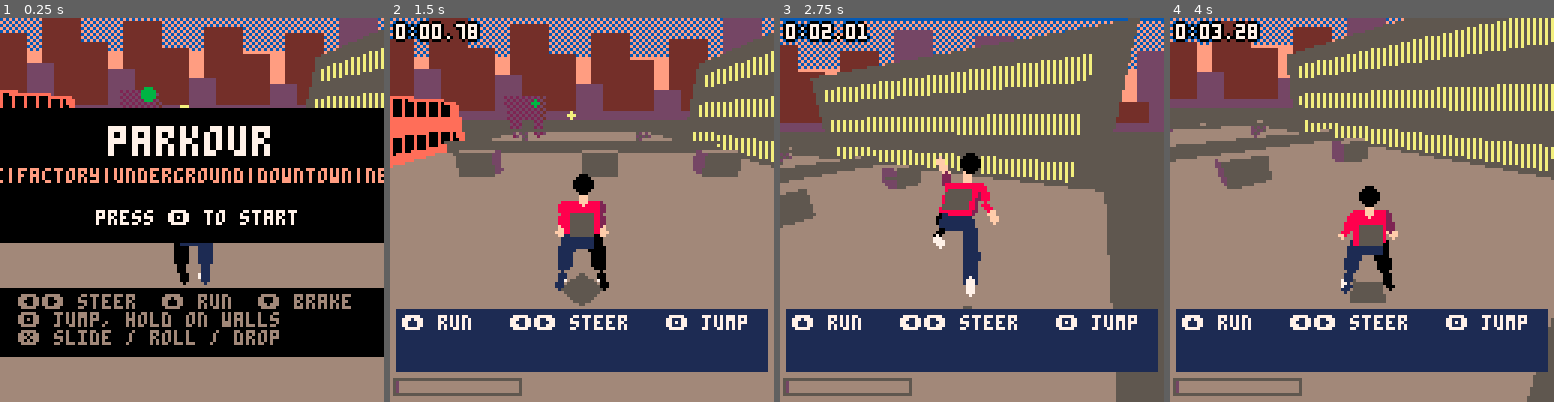
Above: before the commit, frames 1-4 (left to right).
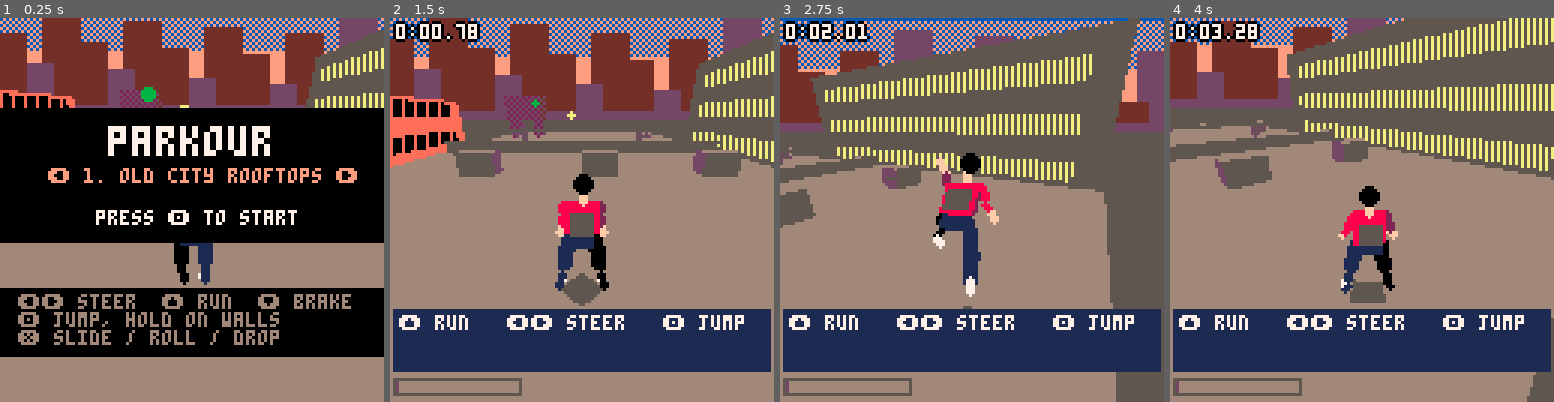
Above: after the commit, the same moments.

Repository: 6Lilith6/PARKOUR
Game: PICO-8 cartridge parkour.p8
Two runs of this game, one before a commit and one after it. Both use one fixed random seed, a clock stepped at 60 frames per second and the inputs below.
Inputs:
- Up to frame 1 (0.25 s): no input
- Up to frame 2 (1.5 s): tap X (X key) at 0.33, 1.07 s; tap O (Z key) at 0.7 s
- Up to frame 3 (2.75 s): hold Right 1.6-2.1 s; tap O (Z key) at 1.7, 2.1, 2.5 s; tap X (X key) at 1.85 s; hold Up 2.15-2.42 s; hold Right from 2.47 s (still down)
- Up to frame 4 (4 s): tap O (Z key) at 2.9, 3.3, 3.7 s; tap X (X key) at 2.97 s; release Right at 3.03 s; hold Left 3.08-3.58 s; hold Down 3.63-3.97 s

The runs differ from the first frame. In frame 1, 1.9% of the frame differs, in the area x 0-100%, y 39-43%; in frame 2, 1.7%; in frame 3, 1.7%; in frame 4, 1.7%.

Commit message:
Fix wall clipping, slide-jump embedding, level names; fuzz every level
- pmove pushes out on the side the centre came from, so an existing
  overlap can no longer shove the runner through or along a thin wall
- wallrun magnet probes nearest-first and keeps the first wall: a far
  probe could pass a thin wall and snap to the box behind it
- slide and roll jumps need standing headroom (no jumping into the bar
  you slid under)
- level names were split on ',' while written with '|': title and
  finish screens showed all eight names
- level fixes found by fuzzing: respawn points inside a container (L8)
  or in mid-air (L3), crawl spaces under walkways (L4) and a low crane
  cab / gondola (L2, L5), shaft beams too close to the walls (L4)
- chimneys and clotheslines in the old city; two hints fit the box
- fuzz.py starts from every checkpoint of every level

Co-Authored-By: Claude Opus 5.5 <noreply@anthropic.com>
Claude-Session: https://claude.ai/code/session_013dHcJmQw6YEhdeW29Hzu4g

Diff:
--- a/parkour.p8
+++ b/parkour.p8
@@ -7,8 +7,8 @@
 -- checkpoints, timer, hud
 
 dt=1/60
-lnames=split"old city rooftops|construction site|factory|underground|downtown|neon district|cliff village|megastructure"
-hints=split("⬆️ run   ⬅️➡️ steer   🅾️ jump|run into low obst …(809 unchanged characters)… rom still,\n⬆️🅾️ is a short precise hop|the gap: hop the pallets, balance\nthe girder or wallrun the panel|safety nets bounce you a floor up|climb the crane mast and walk …(1818 unchanged characters)…
+lnames=split"old city rooftops,construction site,factory,underground,downtown,neon district,cliff village,megastructure"
+hints=split("⬆️ run   ⬅️➡️ steer   🅾️ jump|run into low obst …(809 unchanged characters)… rom still,\n⬆️🅾️ is a short precise hop|gap: hop the pallets, walk\nthe girder or wallrun the panel|safety nets bounce you\na floor up|climb the crane mast and walk …(1818 unchanged characters)…
 
 function _init()
  cartdata"pk_parkour_2"
@@ -130,8 +130,8 @@
   pr(pop..(chain>1 and " x"..chain or ""),108-popt*4,popt>.3 and 7 or 6)
  end
  if hint then
-  rectfill(2,97,125,117,1)
-  print(hints[hint],4,99,7)
+  rectfill(1,97,126,117,1)
+  print(hints[hint],3,99,7)
  end
  if fade>0 then
   fillp(fade>6 and 0 or 0x5a5a)
@@ -243,19 +243,23 @@
 
 -- move by velocity, axis by axis.
 -- sets wall/gnd contacts
+-- push out on the side the
+-- centre came from (also right
+-- if already overlapping)
 function pmove()
  wall,gnd=nil
+ local ox,oz=px,pz
  px+=vx*dt
  local b=phit()
  if b and vx~=0 and not stepup(b) then
-  px=vx>0 and b[1]-r-.001 or b[4]+r+.001
-  wall,wnx,wnz=b,-sgn(vx),0
+  wnx,wnz=ox<(b[1]+b[4])/2 and -1 or 1,0
+  px,wall=wnx<0 and b[1]-r-.001 or b[4]+r+.001,b
  end
  pz+=vz*dt
  b=phit()
  if b and vz~=0 and not stepup(b) then
-  pz=vz>0 and b[3]-r-.001 or b[6]+r+.001
-  wall,wnx,wnz=b,0,-sgn(vz)
+  wnx,wnz=0,oz<(b[3]+b[6])/2 and -1 or 1
+  pz,wall=wnz<0 and b[3]-r-.001 or b[6]+r+.001,b
  end
  py+=vy*dt
  b=phit()
@@ -568,9 +572,11 @@
  -- holding z near a wall pulls
  -- you onto it (wallrun magnet)
  if not wall and jz and hs()>3.2 then
-  for sd=-.8,.8,.4 do
+  -- nearest probe first: a thin
+  -- wall hides what is behind it
+  for sd in all(split"0,.4,-.4,.8,-.8") do
    local b=solid(px-sin(ang)*sd,py+1,pz+cos(ang)*sd)
-   if b and b~=lastwr and max(b[4]-b[1],b[6]-b[3])>2 then
+   if b and not wall and b~=lastwr and max(b[4]-b[1],b[6]-b[3])>2 then
     wall=b
     snapface(b,px>b[1] and px<b[4],1)
    end
@@ -659,7 +665,7 @@
  gvel()
  ph=.9
  if not gnd then toair() return end
- if jbuf>0 and stt>.2 then dojump() return end
+ if jbuf>0 and stt>.2 and not phit(py+.9) then dojump() return end
  if stt>.45 then setst"ground" end
 end
 
@@ -669,7 +675,8 @@
  ph=.8
  gvel()
  if not gnd then toair() return end
- if jbuf>0 then dojump() return end
+ -- jump only with headroom
+ if jbuf>0 and not phit(py+1) then dojump() return end
  if wall then spd*=.5 end
  if not xx and stt>.35 or spd<2.5 then
   ph=1.8
@@ -1448,294 +1455,294 @@
 0000000000000000000000000000000000000000000000000000000000000000000000000000000000000000000000000000000000000000000000000000000000000000000000000000000000000000000000000000000000000000000000000000000000000000000000000000000000000000000000000000000000000000
 0000000000000000000000000000000000000000000000000000000000000000000000000000000000000000000000000000000000000000000000000000000000000000000000000000000000000000000000000000000000000000000000000000000000000000000000000000000000000000000000000000000000000000
 __map__
-cc001002480190000000cc001002480198004001d00008030c08ac009000ce00010130059c00a000ce00060106099c00bc00ce00060106099c00d800ce000601060994005000d0000c04060390004001d000100c184d90000000d00008102002a2000000d00006200106a0002000e40008010809a0000800f800080108090000
-c0ff1001700c0c4b7e00feff1001062001066200c8ff10010c0a0a0f6200dcff10010c140a0f6200f0ff10010c1e080f5000d0ff1001081018020000c0ff1001700c0c5d500000005001200c0c5b580070005001180406035000d0005a012002020560002001500110050803500060015001200c100cc0feb0ff000030e0380e
-90015000000030c8380ee0fe9001000030a038016001e001000030f0300e0000000000000000000000000000000000000000000000000000000000000000000000000000000000000000000000000000000000000000000000000000000000000000000000000000000000000000000000000000000000000000000000000000
-0000000000000000000000000000000000000000000000000000000000000000000000000000000000000000000000000000000000000000000000000000000000000000000000000000000000000000000000000000000000000000000000000000000000000000000000000000000000000000000000000000000000000000
-0000000000000000000000000000000000000000000000000000000000000000000000000000000000000000000000000000000000000000000000000000000000000000000000000000000000000000000000000000000000000000000000000000000000000000000000000000000000000000000000000000000000000000
-0000000000000000000000000000000000000000000000000000000000000000000000000000000000000000000000000000000000000000000000000000000000000000000000000000000000000000000000000000000000000000000000000000000000000000000000000000000000000000000000000000000000000000
-0000000000000000000000000000000000000000000000000000000000000000000000000000000000000000000000000000000000000000000000000000000000000000000000000000000000000000000000000000000000000000000000000000000000000000000000000000000000000000000000000000000000000000
-0000000000000000000000000000000000000000000000000000000000000000000000000000000000000000000000000000000000000000000000000000000000000000000000000000000000000000000000000000000000000000000000000000000000000000000000000000000000000000000000000000000000000000
-0000000000000000000000000000000000000000000000000000000000000000000000000000000000000000000000000000000000000000000000000000000000000000000000000000000000000000000000000000000000000000000000000000000000000000000000000000000000000000000000000000000000000000
-0000000000000000000000000000000000000000000000000000000000000000000000000000000000000000000000000000000000000000000000000000000000000000000000000000000000000000000000000000000000000000000000000000000000000000000000000000000000000000000000000000000000000000
-0000000000000000000000000000000000000000000000000000000000000000000000000000000000000000000000000000000000000000000000000000000000000000000000000000000000000000000000000000000000000000000000000000000000000000000000000000000000000000000000000000000000000000
-0000000000000000000000000000000000000000000000000000000000000000000000000000000000000000000000000000000000000000000000000000000000000000000000000000000000000000000000000000000000000000000000000000000000000000000000000000000000000000000000000000000000000000
-0000000000000000000000000000000000000000000000000000000000000000000000000000000000000000000000000000000000000000000000000000000000000000000000000000000000000000000000000000000000000000000000000000000000000000000000000000000000000000000000000000000000000000
-0000000000000000000000000000000000000000000000000000000000000000000000000000000000000000000000000000000000000000000000000000000000000000000000000000000000000000000000000000000000000000000000000000000000000000000000000000000000000000000000000000000000000000
-0000000000000000000000000000000000000000000000000000000000000000000000000000000000000000000000000000000000000000000000000000000000000000000000000000000000000000000000000000000000000000000000000000000000000000000000000000000000000000000000000000000000000000
-0000000000000000000000000000000000000000000000000000000000000000000000000000000000000000000000000000000000000000000000000000000000000000000000000000000000000000000000000000000000000000000000000000000000000000000000000000000000000000000000000000000000000000
-0000000000000000000000000000000000000000000000000000000000000000000000000000000000000000000000000000000000000000000000000000000000000000000000000000000000000000000000000000000000000000000000000000000000000000000000000000000000000000000000000000000000000000
-0000000000000000000000000000000000000000000000000000000000000000000000000000000000000000000000000000000000000000000000000000000000000000000000000000000000000000000000000000000000000000000000000000000000000000000000000000000000000000000000000000000000000000
-0000000000000000000000000000000000000000000000000000000000000000000000000000000000000000000000000000000000000000000000000000000000000000000000000000000000000000000000000000000000000000000000000000000000000000000000000000000000000000000000000000000000000000
-0000000000000000000000000000000000000000000000000000000000000000000000000000000000000000000000000000000000000000000000000000000000000000000000000000000000000000000000000000000000000000000000000000000000000000000000000000000000000000000000000000000000000000
-0000000000000000000000000000000000000000000000000000000000000000000000000000000000000000000000000000000000000000000000000000000000000000000000000000000000000000000000000000000000000000000000000000000000000000000000000000000000000000000000000000000000000000
-0000000000000000000000000000000000000000000000000000000000000000000000000000000000000000000000000000000000000000000000000000000000000000000000000000000000000000000000000000000000000000000000000000000000000000000000000000000000000000000000000000000000000000
-0000000000000000000000000000000000000000000000000000000000000000000000000000000000000000000000000000000000000000000000000000000000000000000000000000000000000000000000000000000000000000000000000000000000000000000000000000000000000000000000000000000000000000
-0000000000000000000000000000000000000000000000000000000000000000000000000000000000000000000000000000000000000000000000000000000000000000000000000000000000000000000000000000000000000000000000000000000000000000000000000000000000000000000000000000000000000000
-0000000000000000000000000000000000000000000000000000000000000000000000000000000000000000000000000000000000000000000000000000000000000000000000000000000000000000000000000000000000000000000000000000000000000000000000000000000000000000000000000000000000000000
-0000000000000000000000000000000000000000000000000000000000000000000000000000000000000000000000000000000000000000000000000000000000000000000000000000000000000000000000000000000000000000000000000000000000000000000000000000000000000000000000000000000000000000
-0000000000000000000000000000000000000000000000000000000000000000000000000000000000000000000000000000000000000000000000000000000000000000000000000000000000000000000000000000000000000000000000000000000000000000000000000000000000000000000000000000000000000000
-0000000000000000000000000000000000000000000000000000000000000000000000000000000000000000000000000000000000000000000000000000000000000000000000000000000000000000000000000000000000000000000000000000000000000000000000000000000000000000000000000000000000000000
-0000000000000000000000000000000000000000000000000000000000000000000000000000000000000000000000000000000000000000000000000000000000000000000000000000000000000000000000000000000000000000000000000000000000000000000000000000000000000000000000000000000000000000
-0000000000000000000000000000000000000000000000000000000000000000000000000000000000000000000000000000000000000000000000000000000000000000000000000000000000000000000000000000000000000000000000000000000000000000000000000000000000000000000000000000000000000000
-0000000000000000000000000000000000000000000000000000000000000000000000000000000000000000000000000000000000000000000000000000000000000000000000000000000000000000000000000000000000000000000000000000000000000000000000000000000000000000000000000000000000000000
-0000000000000000000000000000000000000000000000000000000000000000000000000000000000000000000000000000000000000000000000000000000000000000000000000000000000000000000000000000000000000000000000000000000000000000000000000000000000000000000000000000000000000000
-…(259 lines of a section not shown)…
+90000c040603300040009800100202053c0074008e00060106093c0090008e00060106093c00ac008e0006010609320060008e0001013005300000009000100c083d4000200190000810300232007e0190000620010630004801a2000801080930006401b6000801080900008001d000700c183b9000f000cc00100248019000
+0000cc001002480198004001d00008030c08ac009000ce00010130059c00a000ce00060106099c00bc00ce00060106099c00d800ce000601060994005000d0000c04060390004001d000100c184d90000000d00008102002a2000000d00006200106a0002000e40008010809a0000800f800080108098000c0ff1001300c0c4b
+7e00feff1001062001066200c8ff10010c0a0a0f6200dcff10010c140a0f6200f0ff10010c1e080f5000d0ff1001081018020000c0ff1001700c0c5d500000005001200c0c5b580070005001180406035000d0005a012002020560002001500110050803500060015001200c100cc0feb0ff000030e0380e90015000000030c8
+380ee0fe9001000030a038016001e001000030f0300e00000000000000000000000000000000000000000000000000000000000000000000000000000000000000000000000000000000000000000000000000000000000000000000000000000000000000000000000000000000000000000000000000000000000000000000
+0000000000000000000000000000000000000000000000000000000000000000000000000000000000000000000000000000000000000000000000000000000000000000000000000000000000000000000000000000000000000000000000000000000000000000000000000000000000000000000000000000000000000000
+0000000000000000000000000000000000000000000000000000000000000000000000000000000000000000000000000000000000000000000000000000000000000000000000000000000000000000000000000000000000000000000000000000000000000000000000000000000000000000000000000000000000000000
+0000000000000000000000000000000000000000000000000000000000000000000000000000000000000000000000000000000000000000000000000000000000000000000000000000000000000000000000000000000000000000000000000000000000000000000000000000000000000000000000000000000000000000
+0000000000000000000000000000000000000000000000000000000000000000000000000000000000000000000000000000000000000000000000000000000000000000000000000000000000000000000000000000000000000000000000000000000000000000000000000000000000000000000000000000000000000000
+0000000000000000000000000000000000000000000000000000000000000000000000000000000000000000000000000000000000000000000000000000000000000000000000000000000000000000000000000000000000000000000000000000000000000000000000000000000000000000000000000000000000000000
+0000000000000000000000000000000000000000000000000000000000000000000000000000000000000000000000000000000000000000000000000000000000000000000000000000000000000000000000000000000000000000000000000000000000000000000000000000000000000000000000000000000000000000
+0000000000000000000000000000000000000000000000000000000000000000000000000000000000000000000000000000000000000000000000000000000000000000000000000000000000000000000000000000000000000000000000000000000000000000000000000000000000000000000000000000000000000000
+0000000000000000000000000000000000000000000000000000000000000000000000000000000000000000000000000000000000000000000000000000000000000000000000000000000000000000000000000000000000000000000000000000000000000000000000000000000000000000000000000000000000000000
+0000000000000000000000000000000000000000000000000000000000000000000000000000000000000000000000000000000000000000000000000000000000000000000000000000000000000000000000000000000000000000000000000000000000000000000000000000000000000000000000000000000000000000
+0000000000000000000000000000000000000000000000000000000000000000000000000000000000000000000000000000000000000000000000000000000000000000000000000000000000000000000000000000000000000000000000000000000000000000000000000000000000000000000000000000000000000000
+0000000000000000000000000000000000000000000000000000000000000000000000000000000000000000000000000000000000000000000000000000000000000000000000000000000000000000000000000000000000000000000000000000000000000000000000000000000000000000000000000000000000000000
+0000000000000000000000000000000000000000000000000000000000000000000000000000000000000000000000000000000000000000000000000000000000000000000000000000000000000000000000000000000000000000000000000000000000000000000000000000000000000000000000000000000000000000
+0000000000000000000000000000000000000000000000000000000000000000000000000000000000000000000000000000000000000000000000000000000000000000000000000000000000000000000000000000000000000000000000000000000000000000000000000000000000000000000000000000000000000000
+0000000000000000000000000000000000000000000000000000000000000000000000000000000000000000000000000000000000000000000000000000000000000000000000000000000000000000000000000000000000000000000000000000000000000000000000000000000000000000000000000000000000000000
+0000000000000000000000000000000000000000000000000000000000000000000000000000000000000000000000000000000000000000000000000000000000000000000000000000000000000000000000000000000000000000000000000000000000000000000000000000000000000000000000000000000000000000
+0000000000000000000000000000000000000000000000000000000000000000000000000000000000000000000000000000000000000000000000000000000000000000000000000000000000000000000000000000000000000000000000000000000000000000000000000000000000000000000000000000000000000000
+0000000000000000000000000000000000000000000000000000000000000000000000000000000000000000000000000000000000000000000000000000000000000000000000000000000000000000000000000000000000000000000000000000000000000000000000000000000000000000000000000000000000000000
+0000000000000000000000000000000000000000000000000000000000000000000000000000000000000000000000000000000000000000000000000000000000000000000000000000000000000000000000000000000000000000000000000000000000000000000000000000000000000000000000000000000000000000
+0000000000000000000000000000000000000000000000000000000000000000000000000000000000000000000000000000000000000000000000000000000000000000000000000000000000000000000000000000000000000000000000000000000000000000000000000000000000000000000000000000000000000000
+0000000000000000000000000000000000000000000000000000000000000000000000000000000000000000000000000000000000000000000000000000000000000000000000000000000000000000000000000000000000000000000000000000000000000000000000000000000000000000000000000000000000000000
+0000000000000000000000000000000000000000000000000000000000000000000000000000000000000000000000000000000000000000000000000000000000000000000000000000000000000000000000000000000000000000000000000000000000000000000000000000000000000000000000000000000000000000
+0000000000000000000000000000000000000000000000000000000000000000000000000000000000000000000000000000000000000000000000000000000000000000000000000000000000000000000000000000000000000000000000000000000000000000000000000000000000000000000000000000000000000000
+0000000000000000000000000000000000000000000000000000000000000000000000000000000000000000000000000000000000000000000000000000000000000000000000000000000000000000000000000000000000000000000000000000000000000000000000000000000000000000000000000000000000000000
+0000000000000000000000000000000000000000000000000000000000000000000000000000000000000000000000000000000000000000000000000000000000000000000000000000000000000000000000000000000000000000000000000000000000000000000000000000000000000000000000000000000000000000
+0000000000000000000000000000000000000000000000000000000000000000000000000000000000000000000000000000000000000000000000000000000000000000000000000000000000000000000000000000000000000000000000000000000000000000000000000000000000000000000000000000000000000000
+0000000000000000000000000000000000000000000000000000000000000000000000000000000000000000000000000000000000000000000000000000000000000000000000000000000000000000000000000000000000000000000000000000000000000000000000000000000000000000000000000000000000000000
+0000000000000000000000000000000000000000000000000000000000000000000000000000000000000000000000000000000000000000000000000000000000000000000000000000000000000000000000000000000000000000000000000000000000000000000000000000000000000000000000000000000000000000
+0000000000000000000000000000000000000000000000000000000000000000000000000000000000000000000000000000000000000000000000000000000000000000000000000000000000000000000000000000000000000000000000000000000000000000000000000000000000000000000000000000000000000000
+…(259 lines of a section not shown)…
--- a/src/collide.lua
+++ b/src/collide.lua
@@ -43,19 +43,23 @@
 
 -- move by velocity, axis by axis.
 -- sets wall/gnd contacts
+-- push out on the side the
+-- centre came from (also right
+-- if already overlapping)
 function pmove()
  wall,gnd=nil
+ local ox,oz=px,pz
  px+=vx*dt
  local b=phit()
  if b and vx~=0 and not stepup(b) then
-  px=vx>0 and b[1]-r-.001 or b[4]+r+.001
-  wall,wnx,wnz=b,-sgn(vx),0
+  wnx,wnz=ox<(b[1]+b[4])/2 and -1 or 1,0
+  px,wall=wnx<0 and b[1]-r-.001 or b[4]+r+.001,b
  end
  pz+=vz*dt
  b=phit()
  if b and vz~=0 and not stepup(b) then
-  pz=vz>0 and b[3]-r-.001 or b[6]+r+.001
-  wall,wnx,wnz=b,0,-sgn(vz)
+  wnx,wnz=0,oz<(b[3]+b[6])/2 and -1 or 1
+  pz,wall=wnz<0 and b[3]-r-.001 or b[6]+r+.001,b
  end
  py+=vy*dt
  b=phit()
--- a/src/main.lua
+++ b/src/main.lua
@@ -4,8 +4,8 @@
 -- checkpoints, timer, hud
 
 dt=1/60
-lnames=split"old city rooftops|construction site|factory|underground|downtown|neon district|cliff village|megastructure"
-hints=split("⬆️ run   ⬅️➡️ steer   🅾️ jump|run into low obst …(809 unchanged characters)… rom still,\n⬆️🅾️ is a short precise hop|the gap: hop the pallets, balance\nthe girder or wallrun the panel|safety nets bounce you a floor up|climb the crane mast and walk …(1818 unchanged characters)…
+lnames=split"old city rooftops,construction site,factory,underground,downtown,neon district,cliff village,megastructure"
+hints=split("⬆️ run   ⬅️➡️ steer   🅾️ jump|run into low obst …(809 unchanged characters)… rom still,\n⬆️🅾️ is a short precise hop|gap: hop the pallets, walk\nthe girder or wallrun the panel|safety nets bounce you\na floor up|climb the crane mast and walk …(1818 unchanged characters)…
 
 function _init()
  cartdata"pk_parkour_2"
@@ -127,8 +127,8 @@
   pr(pop..(chain>1 and " x"..chain or ""),108-popt*4,popt>.3 and 7 or 6)
  end
  if hint then
-  rectfill(2,97,125,117,1)
-  print(hints[hint],4,99,7)
+  rectfill(1,97,126,117,1)
+  print(hints[hint],3,99,7)
  end
  if fade>0 then
   fillp(fade>6 and 0 or 0x5a5a)
--- a/src/player.lua
+++ b/src/player.lua
@@ -145,9 +145,11 @@
  -- holding z near a wall pulls
  -- you onto it (wallrun magnet)
  if not wall and jz and hs()>3.2 then
-  for sd=-.8,.8,.4 do
+  -- nearest probe first: a thin
+  -- wall hides what is behind it
+  for sd in all(split"0,.4,-.4,.8,-.8") do
    local b=solid(px-sin(ang)*sd,py+1,pz+cos(ang)*sd)
-   if b and b~=lastwr and max(b[4]-b[1],b[6]-b[3])>2 then
+   if b and not wall and b~=lastwr and max(b[4]-b[1],b[6]-b[3])>2 then
     wall=b
     snapface(b,px>b[1] and px<b[4],1)
    end
@@ -236,7 +238,7 @@
  gvel()
  ph=.9
  if not gnd then toair() return end
- if jbuf>0 and stt>.2 then dojump() return end
+ if jbuf>0 and stt>.2 and not phit(py+.9) then dojump() return end
  if stt>.45 then setst"ground" end
 end
 
@@ -246,7 +248,8 @@
  ph=.8
  gvel()
  if not gnd then toair() return end
- if jbuf>0 then dojump() return end
+ -- jump only with headroom
+ if jbuf>0 and not phit(py+1) then dojump() return end
  if wall then spd*=.5 end
  if not xx and stt>.35 or spd<2.5 then
   ph=1.8
Not shown, changed: 111 lines of the sprite sheet (__gfx__) section of parkour.p8
Not shown, changed: tools/fuzz.py
Not shown, changed: tools/levels/l1_oldcity.py
Not shown, changed: tools/levels/l2_construction.py
Not shown, changed: tools/levels/l3_factory.py
Not shown, changed: tools/levels/l4_underground.py
Not shown, changed: tools/levels/l5_downtown.py
Not shown, changed: tools/levels/l8_mega.py
Not shown, changed: tools/tests/l4.py
